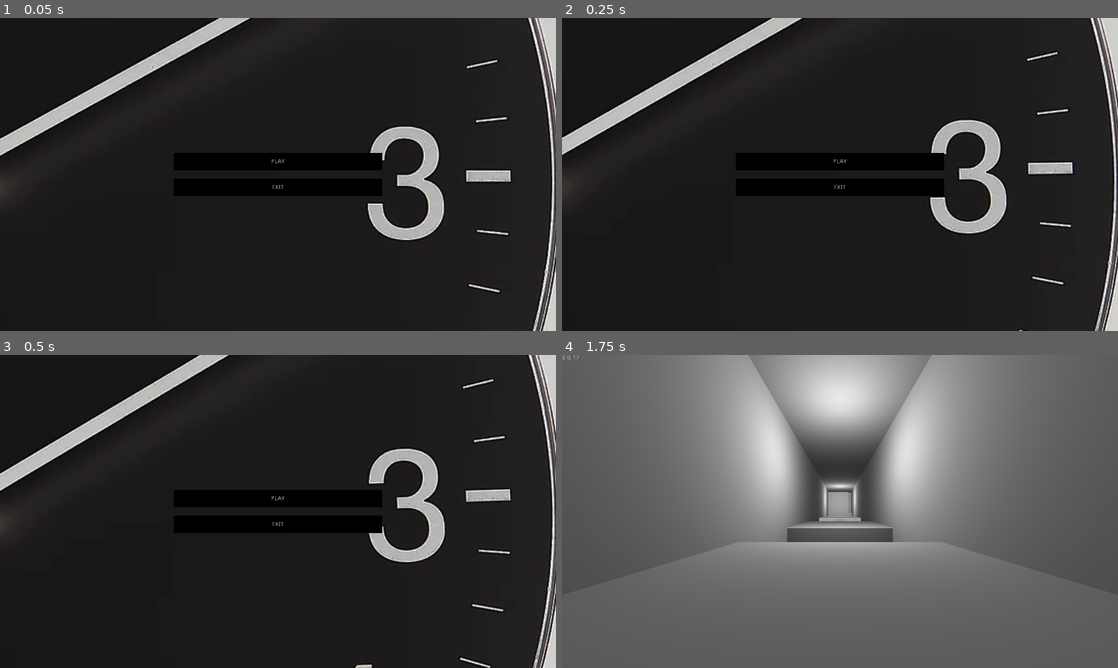
Above: before the commit, frames 1-4 (two rows, left to right).
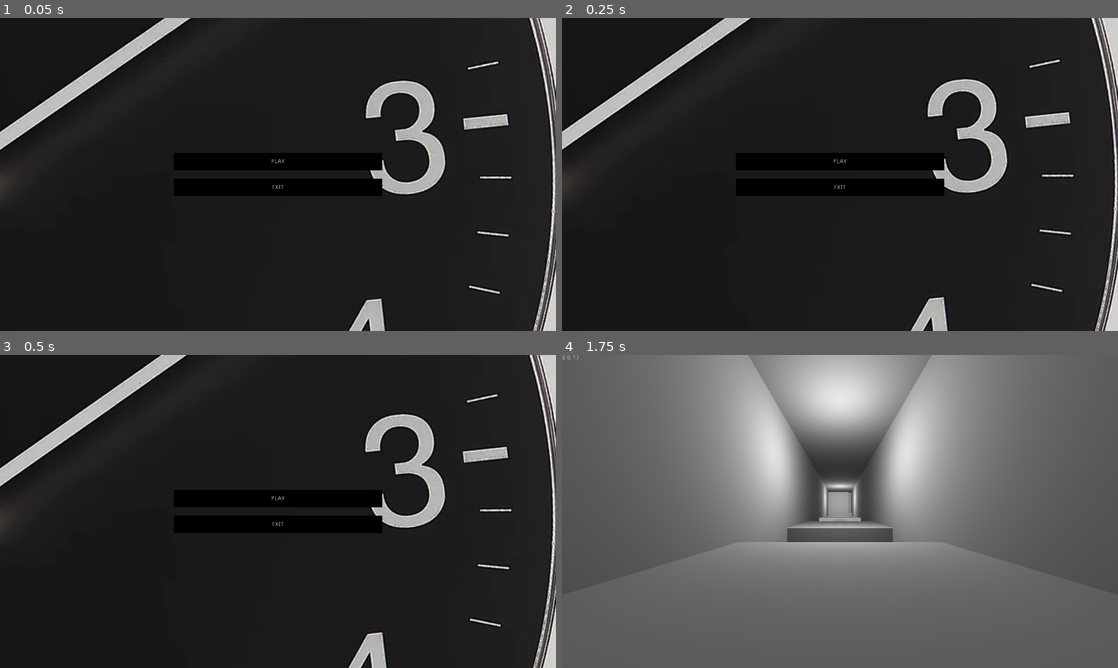
Above: after the commit, the same moments.

Repository: 4k437/dpg
Game: Godot game, scene res://Menu.tscn
Two runs of this game, one before a commit and one after it. Both use one fixed random seed, a clock stepped at 60 frames per second and the inputs below.
Inputs (mouse positions are in pixels of both pictures, inside the frame that each line leads up to):
- Up to frame 1 (0.05 s): no input
- Up to frame 2 (0.25 s): no input
- Up to frame 3 (0.5 s): no input
- Up to frame 4 (1.75 s): click "PLAY" at 0.5 s; tap Enter at 1.25 s; move the mouse to (867, 511) at 1.27 s; hold W (move_up) from 1.28 s (still down); hold Right mouse button (rewind) from 1.28 s (still down); tap Space (move_jump) at 1.52 s

The runs differ from the first frame. In frame 1, 9.7% of the frame differs, in the area x 0-100%, y 0-100%; in frame 2, 9.8%; in frame 3, 9.6%; in frame 4, nothing differs.

Commit message:
randomize rotation and delta speed

Diff:
--- a/Menu.tscn
+++ b/Menu.tscn
@@ -33,9 +33,9 @@
 __meta__ = {
 "_edit_use_anchors_": false
 }
-speed = -0.07
+speed = -1.0
 
-[node name="texture_rect" type="TextureRect" parent="center_container"]
+[node name="clock" type="TextureRect" parent="center_container"]
 margin_left = -1500.0
 margin_top = -1500.0
 margin_right = 1500.0
--- a/levels/Level.tscn
+++ b/levels/Level.tscn
@@ -182,7 +182,7 @@
 material/0 = ExtResource( 2 )
 
 [node name="static_body25" type="StaticBody" parent="."]
-transform = Transform( 0.180307, 0, 0, 0, 0.547911, 0, 0, 0, 0.249617, 3.7607, 1.16371, -76.2544 )
+transform = Transform( 0.180307, 0, 0, 0, 0.547911, 0, 0, 0, 0.249617, 3.7607, 1.1514, -76.2544 )
 __meta__ = {
 "_edit_group_": true
 }
--- a/spin.gd
+++ b/spin.gd
@@ -1,9 +1,13 @@
 extends Control
 
 export var speed := 1.0
+
+func _ready() -> void:
+	randomize()
+	rect_rotation += randi() % 360
 
 func _process(delta):
 	var mult = 1
 	if (Input.is_action_pressed("rewind")):
 		mult = -2
-	rect_rotation += speed * mult
+	rect_rotation += speed * mult * delta
Not shown: 3 places in Menu.tscn that only renumber resources
